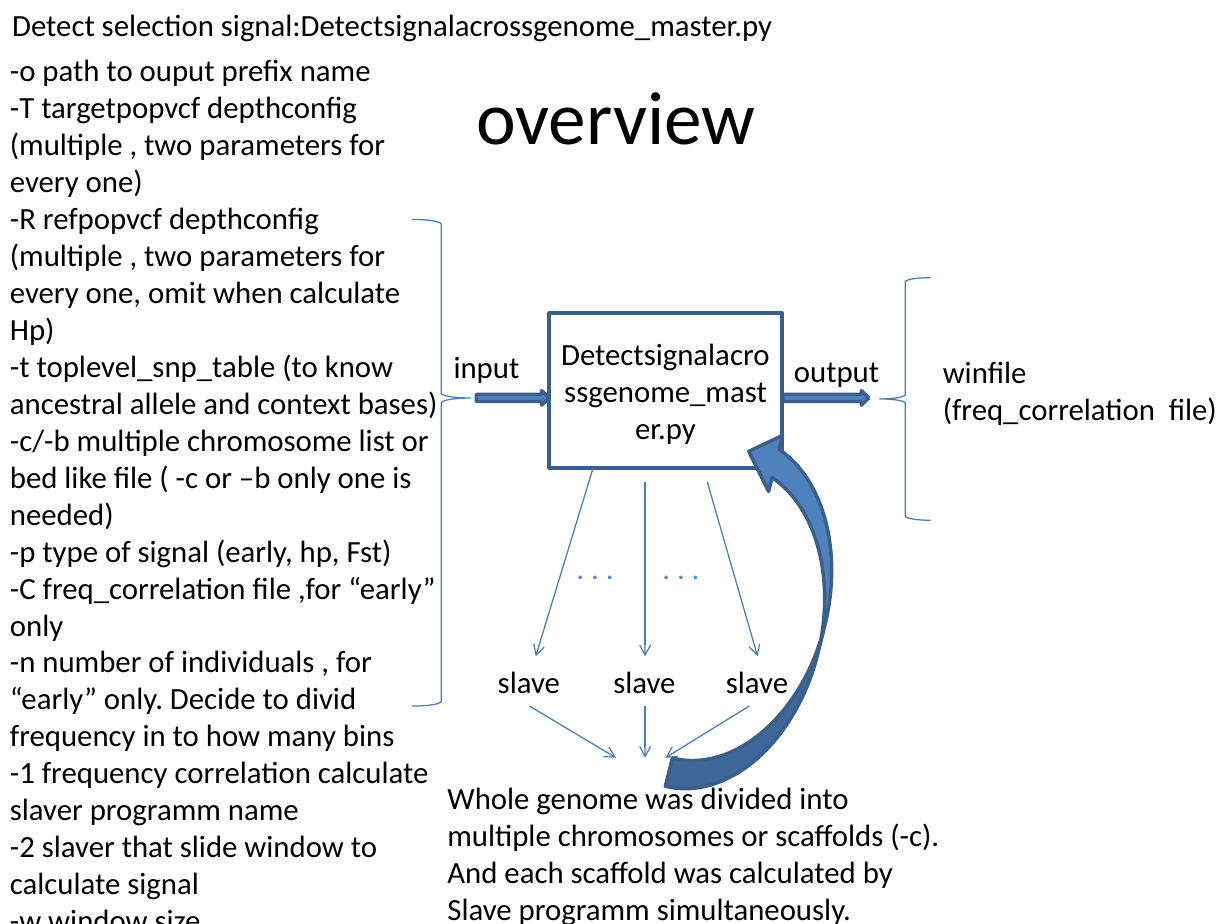
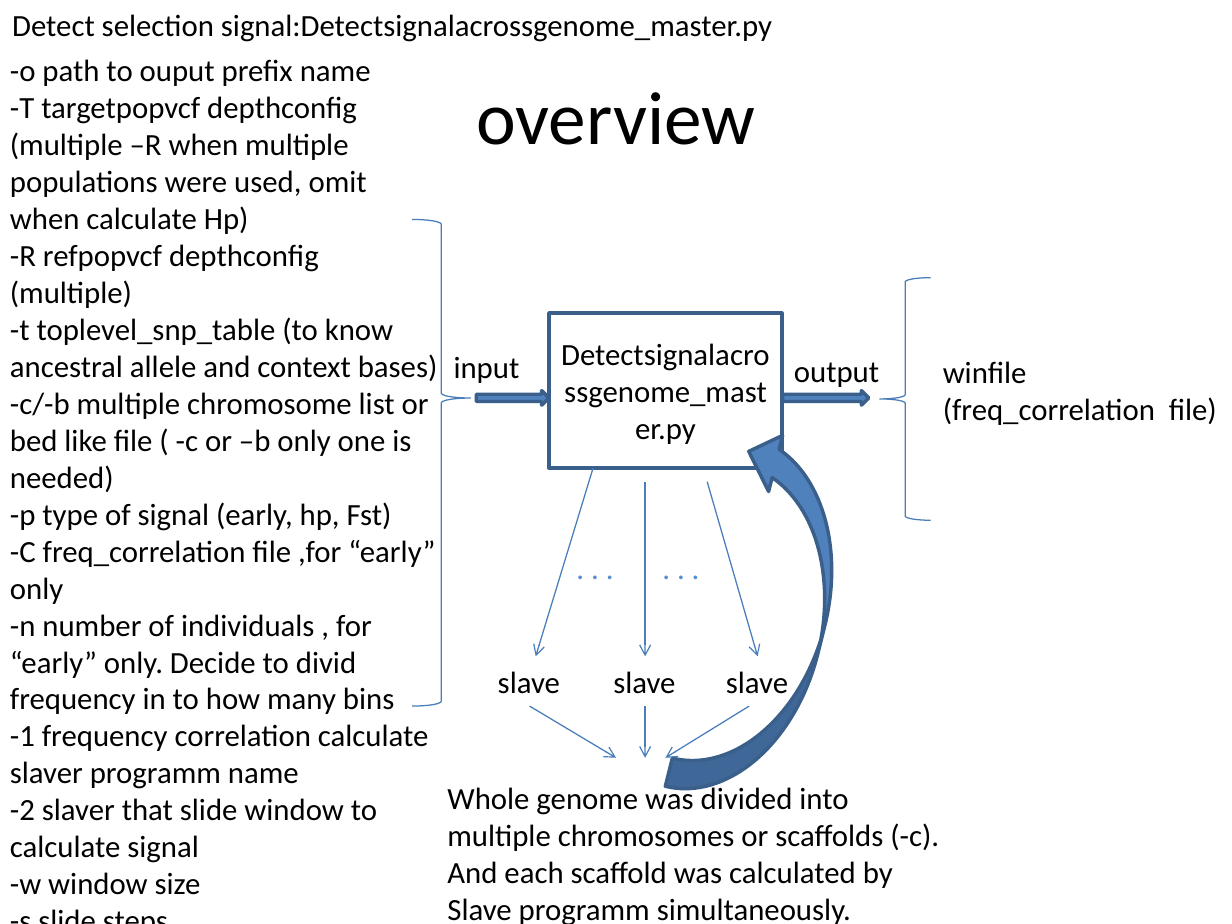
Before and after one commit to vitogump/lifelit, a slide deck: slide 8 of userGuide.pptx (slide 7 before the commit). Drawn at 1232x924 pixels with LibreOffice and Linux fonts; fonts in the diff are those of the drawing. Boxes give left, top, right and bottom in pixels: in the first picture for what was removed or moved away, otherwise in the second. Text is boxed around its words. In the diff, an @@ line names an element or a change of style, - is before the commit and + after.

```diff
--- a/userGuide.pptx
+++ b/userGuide.pptx
@@ text at (10,96,367,308): text changed @@
--T targetpopvcf depthconfig (multiple , two parameters for every one)
--R refpopvcf depthconfig (multiple , two parameters for every one, omit when calculate Hp)
+-T targetpopvcf depthconfig (multiple –R when multiple populations were used, omit when calculate Hp)
+-R refpopvcf depthconfig (multiple)
```
Also in this commit, not shown: 1 other slide changed, 1 slide added, 10 other files.
